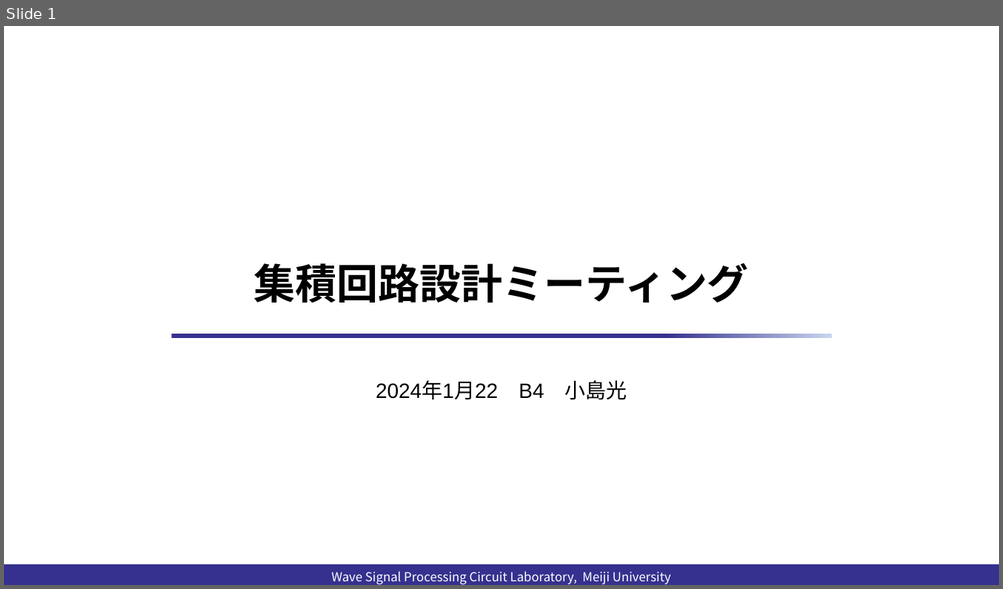
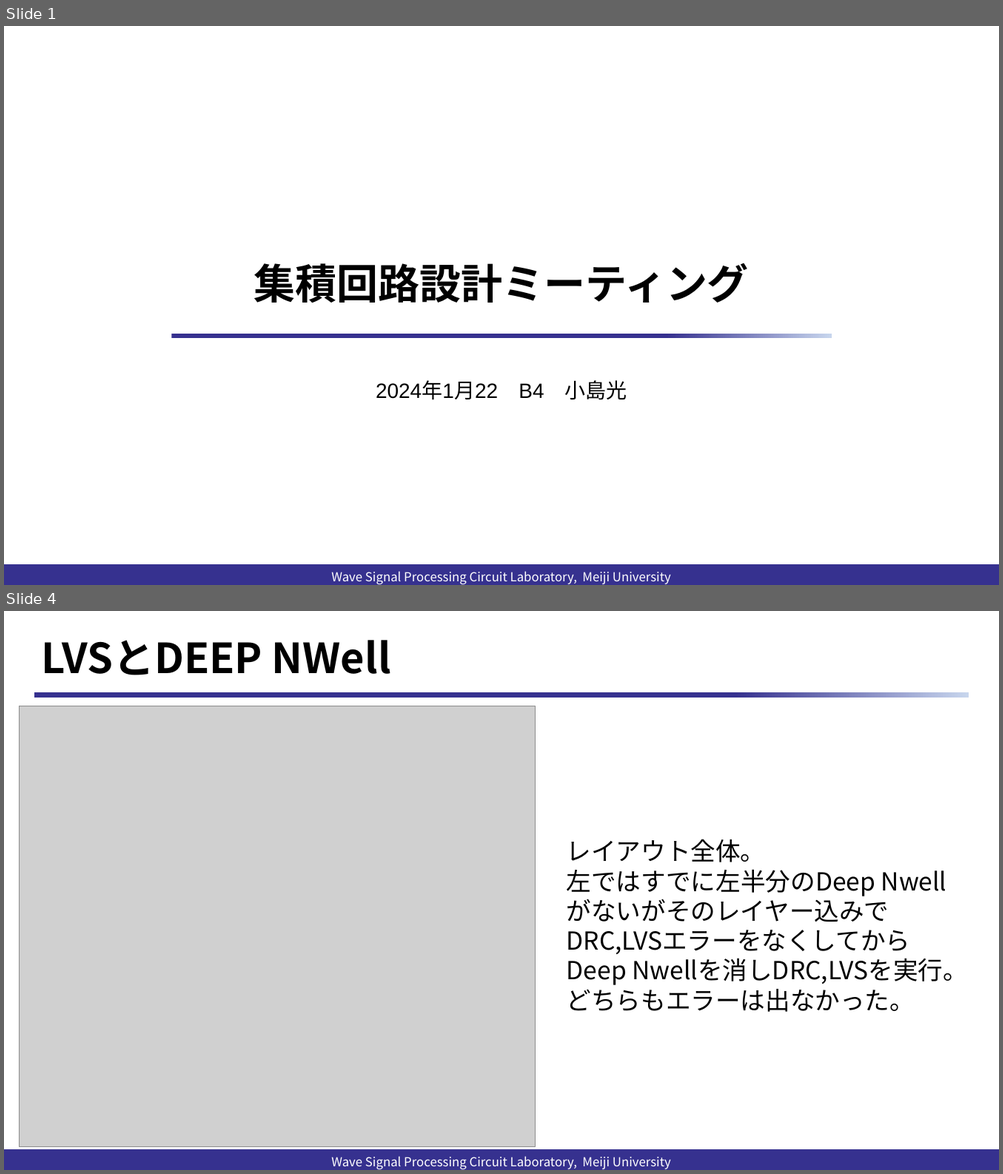
Before and after one commit to kjm-desktop10400/reserch, a slide deck: folded_gilbert/試作/20240122/集積回路設計ミーティング.pptx. Shown one above the other, each under a label of ours: slide 1 before the commit, slides 1 and 4 after it; the slides between them are not shown. The pictures are 1003x589 and 1003x1174 pixels, drawn with LibreOffice and Linux fonts; fonts in the diff are those of the drawing; grey boxes stand for pictures; background and template pictures are left out. Boxes give left, top, right and bottom in pixels: in the first picture for what was removed or moved away, otherwise in the second. Text is boxed around its words. In the diff, an @@ line names an element or a change of style, - is before the commit and + after.

```diff
--- a/folded_gilbert/試作/20240122/集積回路設計ミーティング.pptx
+++ b/folded_gilbert/試作/20240122/集積回路設計ミーティング.pptx
@@ slide 4 added at [4,611,999,1170], background #FFFFFF; not listed: 1 template element that a slide beside it also shows @@
@@ title added at [42,640,391,675], 40 pt, text #000000, bold @@
+LVSとDEEP NWell
@@ rectangle added at [34,692,969,698], fill gradient #36318F to #C7D5ED @@
@@ picture added at [19,706,535,1147] @@
@@ text added at [566,839,967,1012], 24 pt, text #000000 @@
+レイアウト全体。
+左ではすでに左半分のDeep Nwellがないがそのレイヤー込みでDRC,LVSエラーをなくしてからDeep Nwellを消しDRC,LVSを実行。どちらもエラーは出なかった。
@@ text added at [331,1156,671,1170], 12 pt, text #FFFFFF @@
+Wave Signal Processing Circuit Laboratory, Meiji University
```
Also in this commit, not shown: 1 slide changed, 3 other slides added, 33 other files.
